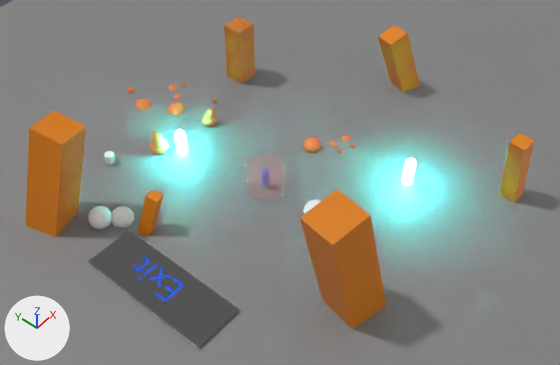
Renders of the Blender file examples/bevy_gltf_blueprints/multiple_levels_multiple_blendfiles/art/start_level.blend from each side of a commit.
Camera for both pictures: a 50 mm camera at (-36.1, -25.4, 49.0) aimed at (-0.9, 4.3, 1.4). The axes (+X, +Y, +Z) are drawn at lower left. The lights are the same throughout.

Names of what the first picture shows: 'Ground', 'LevelTransition', 'Nest test', 'Pillar', 'Pillar.001', 'Pillar.002', 'Pillar.003', 'Pillar.004', 'Pillar.005', 'Player', 'Rock', 'Rock Pile', 'Rock Pile.001', 'Rock.001', 'Rock.015', 'Rock.018', 'Rock.019', 'Rock.020', 'Rock.021', 'SomeMesh', 'SomeMesh.001', 'SomeMesh.002'.
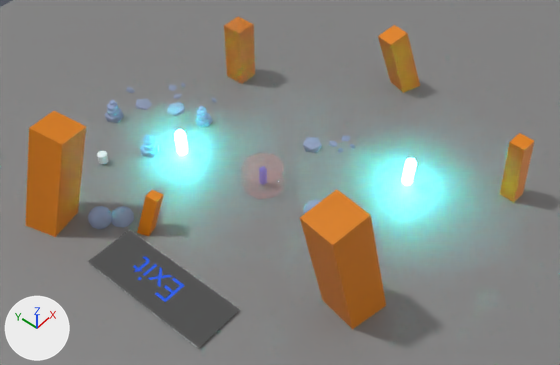
Where the change shows, as pixel boxes (x1, y1, x2, y2) in the pictures (560 x 365 px):
'Player', moved: before (243, 154, 286, 201); after (241, 152, 284, 199)
'Rock Pile.001', recoloured, shading changed, moved, turned, rescaled: before (149, 130, 170, 155); after (140, 134, 160, 157)
'SomeMesh.002', recoloured (grey to blue): (88, 206, 112, 229) in both
'SomeMesh.001', recoloured (grey to blue): (111, 206, 134, 228) in both
'Rock Pile.003', added: after (105, 100, 124, 123)
'Rock Pile.004', added: after (195, 106, 213, 127)
'Rock', recoloured, shading changed (orange to blue): (303, 137, 322, 152) in both
'Nest test', moved: before (104, 151, 115, 164); after (97, 151, 108, 164)
'Rock Pile', deleted: before (202, 108, 217, 126)
'Rock.015', recoloured, shading changed (orange to blue): (167, 102, 185, 116) in both
'Rock.020', recoloured, shading changed: (135, 98, 152, 110) in both
'SomeMesh', recoloured: (303, 199, 321, 214) in both
'Rock.018', recoloured, shading changed: (168, 85, 177, 91) in both
'Rock.001', recoloured, shading changed: (329, 141, 337, 147) in both
'Rock.003', recoloured, shading changed: (342, 135, 350, 141) in both
'Rock.021', recoloured, shading changed: (126, 87, 135, 93) in both
'Rock.016', recoloured, shading changed: (173, 94, 182, 99) in both
'Rock.004', recoloured, shading changed: (338, 148, 344, 153) in both
'Rock.002', recoloured, shading changed: (350, 144, 355, 148) in both
'Rock.017', recoloured, shading changed: (181, 83, 186, 87) in both
part 1 of me_icosphere_001, shading changed: before (126, 83, 355, 155); after (105, 83, 355, 157)

Patch to the scene script:
```diff
--- a/examples/bevy_gltf_blueprints/multiple_levels_multiple_blendfiles/art/start_level.blend.py
+++ b/examples/bevy_gltf_blueprints/multiple_levels_multiple_blendfiles/art/start_level.blend.py
@@ me_icosphere @@
 me_icosphere.from_pydata(...)  # 42 vertices, 80 faces; spans x -0.95..0.95, y -1.0..1.0, z -1.0..1.0
+me_icosphere.materials.append(mat_rock_001)  # blue #a8bfe7
@@ me_icosphere_001 @@
 me_icosphere_001.from_pydata(...)  # 12 vertices, 20 faces; spans x -0.89..0.89, y -0.85..0.85, z -1.0..1.0
 # used by ob_icosphere; location = (0.0, 0.0, 0.0); scale = (1.0, 1.0, 0.646)
-me_icosphere_001.materials.append(mat_rock)  # orange #e77c39
+# me_icosphere_001 part 1: edges marked sharp go from 0 to 10
+me_icosphere_001.materials.append(mat_rock_001)  # blue #a8bfe7
@@ ob_player @@
 ob_player = bpy.data.objects.new('Player', None)
-ob_player.location = (-1.1, 5.75, 1.22)
+ob_player.location = (-1.06, 6.08, 1.16)
 ob_player.instance_type = 'COLLECTION'
@@ ob_rock_pile @@
-ob_rock_pile = bpy.data.objects.new('Rock Pile', None)
@@ ob_rock_pile_001 @@
 ob_rock_pile_001 = bpy.data.objects.new('Rock Pile.001', None)
-ob_rock_pile_001.location = (-3.73, 16.25, 0.35)
-ob_rock_pile_001.rotation_euler = (0.0596, 0.0427, -2.483)  # degrees (3.4, 2.4, -142)
+ob_rock_pile_001.location = (-4.47, 16.75, 0.21)
+ob_rock_pile_001.rotation_euler = (0.0, 0.0, -1.427)  # degrees (0, 0, -82)
 ob_rock_pile_001.instance_type = 'COLLECTION'
@@ ob_nest_test @@
 ob_nest_test = bpy.data.objects.new('Nest test', None)
-ob_nest_test.location = (-7.73, 18.46, 0.52)
+ob_nest_test.location = (-8.17, 18.87, 0.6)
 ob_nest_test.instance_type = 'COLLECTION'
@@ ob_rock_005 @@
 ob_rock_005 = bpy.data.objects.new('Rock.005', None)
-ob_rock_005.location = (0.0, 0.0, 0.0)
+ob_rock_005.location = (0.0151, -0.118, 1.843)
+ob_rock_005.rotation_euler = (-0.388, 0.0398, 2.385)  # degrees (-22, 2.3, 137)
+ob_rock_005.scale = (0.173, 0.169, 0.142)
 ob_rock_005.instance_type = 'COLLECTION'
@@ ob_rock_006 @@
 ob_rock_006 = bpy.data.objects.new('Rock.006', None)
-ob_rock_006.location = (0.0, 0.0, 0.572)
-ob_rock_006.rotation_euler = (0.0, 0.0, 0.472)  # degrees (0, 0, 27)
-ob_rock_006.scale = (0.75, 0.75, 0.75)
+ob_rock_006.location = (0.00819, -0.117, 1.652)
+ob_rock_006.rotation_euler = (0.0221, -0.0226, 1.272)  # degrees (1.3, -1.3, 73)
+ob_rock_006.scale = (0.323, 0.323, 0.323)
 ob_rock_006.instance_type = 'COLLECTION'
@@ ob_rock_008 @@
 ob_rock_008 = bpy.data.objects.new('Rock.008', None)
-ob_rock_008.location = (0.00819, -0.117, 1.652)
-ob_rock_008.rotation_euler = (0.0221, -0.0226, 1.272)  # degrees (1.3, -1.3, 73)
-ob_rock_008.scale = (0.323, 0.323, 0.323)
+ob_rock_008.location = (0.0, 0.0, 0.572)
+ob_rock_008.rotation_euler = (0.0, 0.0, 0.472)  # degrees (0, 0, 27)
+ob_rock_008.scale = (0.75, 0.75, 0.75)
 ob_rock_008.instance_type = 'COLLECTION'
@@ ob_rock_009 @@
 ob_rock_009 = bpy.data.objects.new('Rock.009', None)
-ob_rock_009.location = (-0.0516, -0.13, 1.887)
-ob_rock_009.rotation_euler = (-0.388, 0.0398, 2.385)  # degrees (-22, 2.3, 137)
-ob_rock_009.scale = (0.173, 0.169, 0.142)
+ob_rock_009.location = (0.0, 0.0, 0.0)
 ob_rock_009.instance_type = 'COLLECTION'
@@ ob_icosphere @@
 ob_icosphere.scale = (1.0, 1.0, 0.646)
+ob_icosphere.material_slots[0].link = 'OBJECT'; ob_icosphere.material_slots[0].material = mat_rock_001  # blue #a8bfe7
@@ ob_rock_pile_004 @@
+ob_rock_pile_004 = bpy.data.objects.new('Rock Pile.004', None)
+ob_rock_pile_004.location = (1.57, 15.79, 0.21)
+ob_rock_pile_004.rotation_euler = (-0.102, -0.0773, 0.00051)  # degrees (-5.8, -4.4, 0)
+ob_rock_pile_004.scale = (0.922, 0.922, 0.922)
+ob_rock_pile_004.instance_type = 'COLLECTION'
+ob_rock_pile_004.instance_collection = col_rock_pile
@@ ob_rock_pile_003 @@
+ob_rock_pile_003 = bpy.data.objects.new('Rock Pile.003', None)
+ob_rock_pile_003.location = (-3.44, 22.78, 0.21)
+ob_rock_pile_003.instance_type = 'COLLECTION'
+ob_rock_pile_003.instance_collection = col_rock_pile
```
